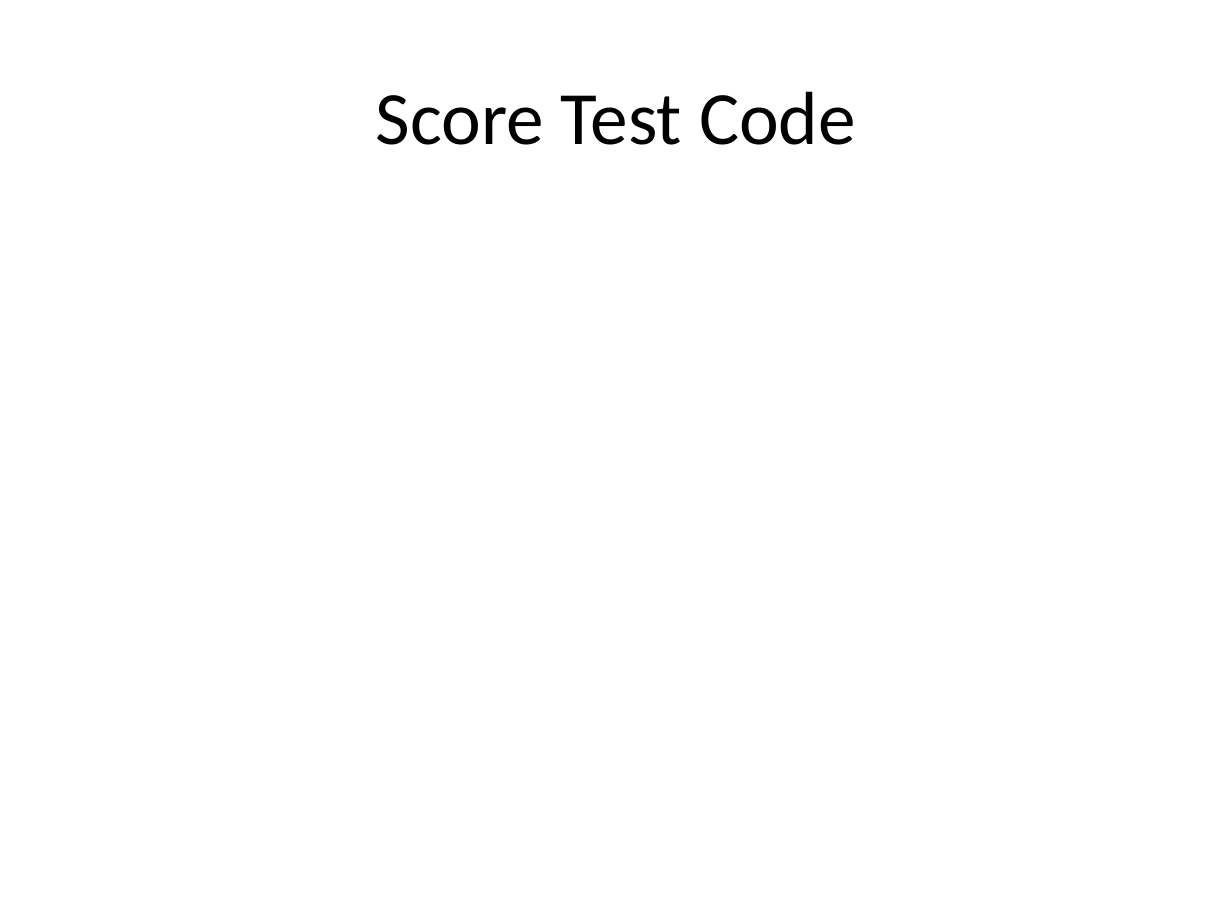
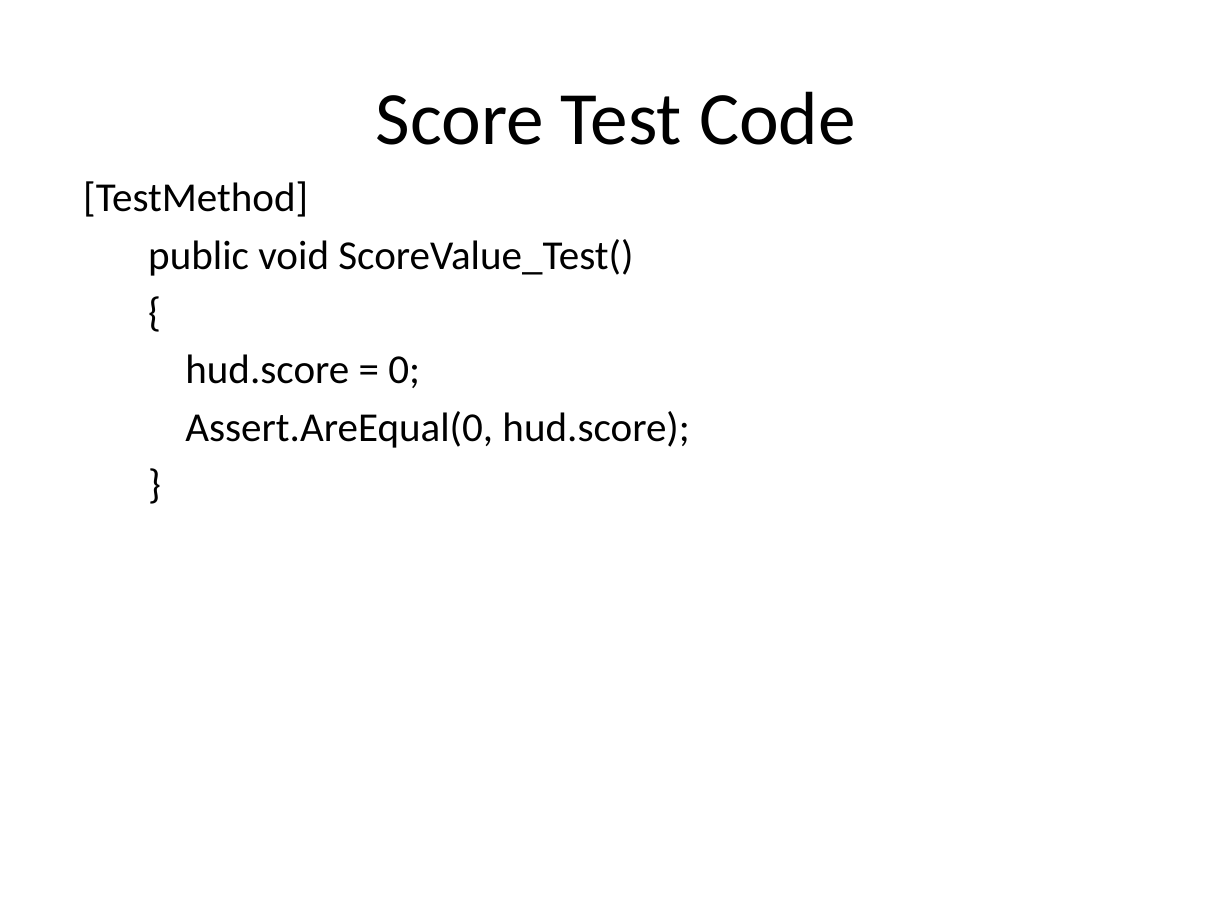
Before and after one commit to csce3513/Team15, a slide deck: slide 8 of Project Starfighter 1.2.pptx (slide 9 before the commit). Drawn at 1232x924 pixels with LibreOffice and Linux fonts; fonts in the diff are those of the drawing; background and template pictures are left out. Boxes give left, top, right and bottom in pixels: in the first picture for what was removed or moved away, otherwise in the second. Text is boxed around its words. In the diff, an @@ line names an element or a change of style, - is before the commit and + after.

```diff
--- a/Project Starfighter 1.2.pptx
+++ b/Project Starfighter 1.2.pptx
@@ text added at [83, 181, 689, 448], 24 pt, text #000000 @@
+[TestMethod]
+public void ScoreValue_Test()
+{
+hud.score = 0;
+Assert.AreEqual(0, hud.score);
+}
```
Also in this commit, not shown: 1 other slide changed, 1 slide added, 2 slides removed.
